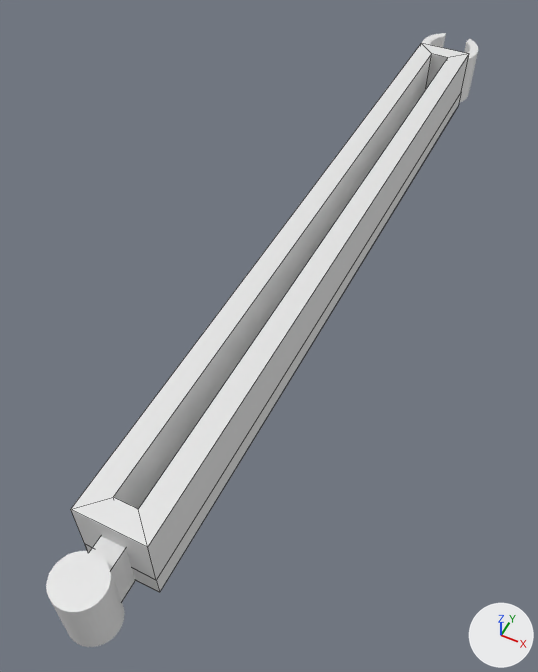
The Blender file blend/CardHolder.blend: old version first, new version second.
Before and after are seen from a 50 mm lens placed at (19.6, -51.4, 48.7), pointed at (-1.9, -8.4, -5.1). The axes (+X, +Y, +Z) are drawn at lower right. The lights are the same throughout. Mesh edges are drawn as thin lines on the coarser meshes.
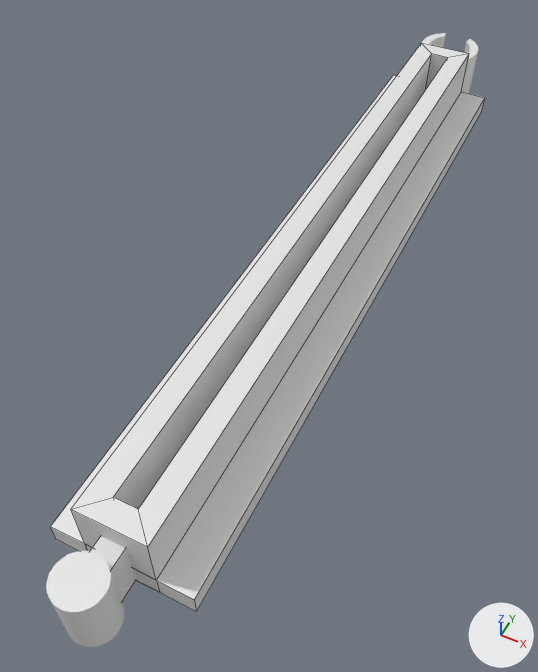
What differs and where, as boxes (x1, y1, x2, y2) in the pictures (538 x 672 px):
'Cube', reshaped (9% wider): before (71, 43, 469, 592); after (51, 43, 485, 611)
part 1 of me_cube, built on: before (157, 93, 461, 592); after (51, 75, 485, 611)

Diff of the bpy script that builds the scene:
```diff
--- a/blend/CardHolder.blend.py
+++ b/blend/CardHolder.blend.py
@@ me_cube @@
 # used by ob_cube; location = (0.0, -1.0, 0.0)
-me_cube.from_pydata(...)  # 32 vertices, 30 faces; spans x -3.0..3.0, y -34.5..36.5, z -2.6..4.4
+me_cube.from_pydata(...)  # 40 vertices, 38 faces; spans x -6.0..6.0, y -34.5..36.5, z -2.6..4.4
+# me_cube part 1
+# 2 faces are deleted
+# 8 vertices are added at x -6.0..6.0, y -34.5..36.5, z -2.6..-0.6
+# 10 new faces join them
 me_cube.materials.append(mat_material)
```
